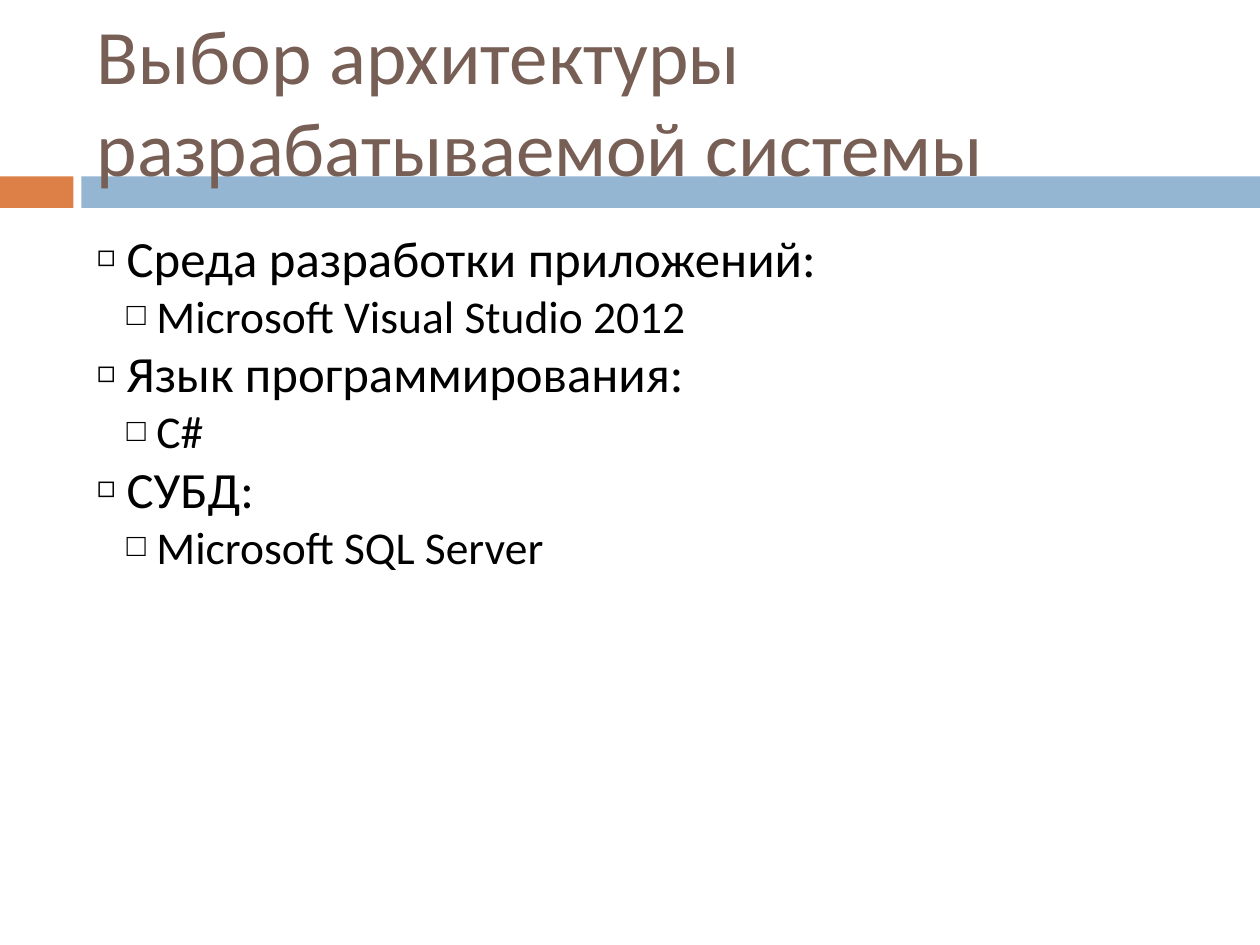
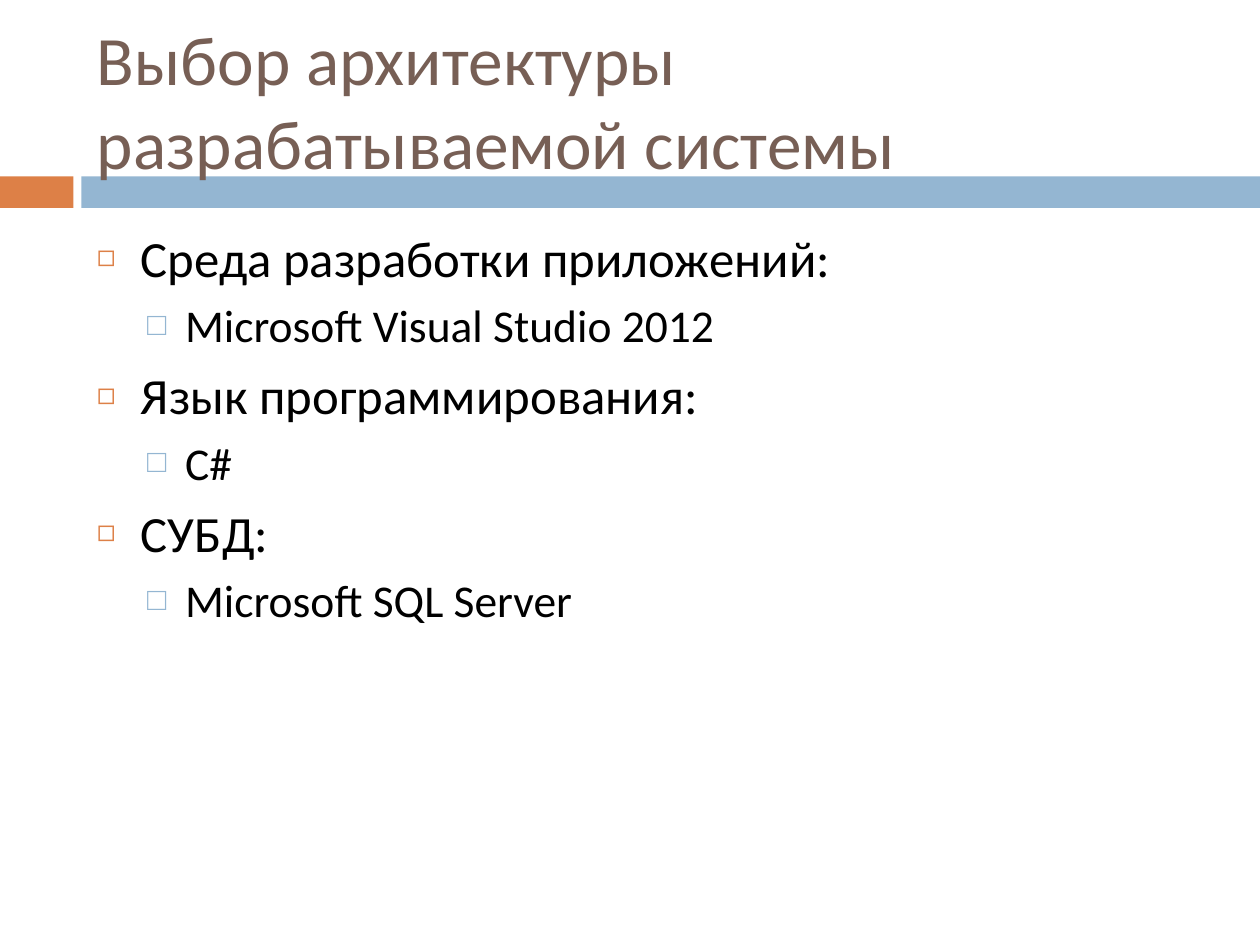
Before and after one commit to Datel777/DIPLOM, a slide deck: slide 3 of Презентация.pptx. Drawn at 1260x945 pixels with LibreOffice and Linux fonts; fonts in the diff are those of the drawing. Boxes give left, top, right and bottom in pixels: in the first picture for what was removed or moved away, otherwise in the second. Text is boxed around its words. In the diff, an @@ line names an element or a change of style, - is before the commit and + after.

```diff
--- a/Презентация.pptx
+++ b/Презентация.pptx
@@ title "Выбор архитектуры разрабатываемой системы" at [97,38,894,186]: size 44 to 39.6 pt @@
@@ text "Среда разработки приложений:" at [141,242,830,623]: indent changed; more space between paragraphs @@
```
Also in this commit, not shown: 8 other slides changed, 1 other file.
